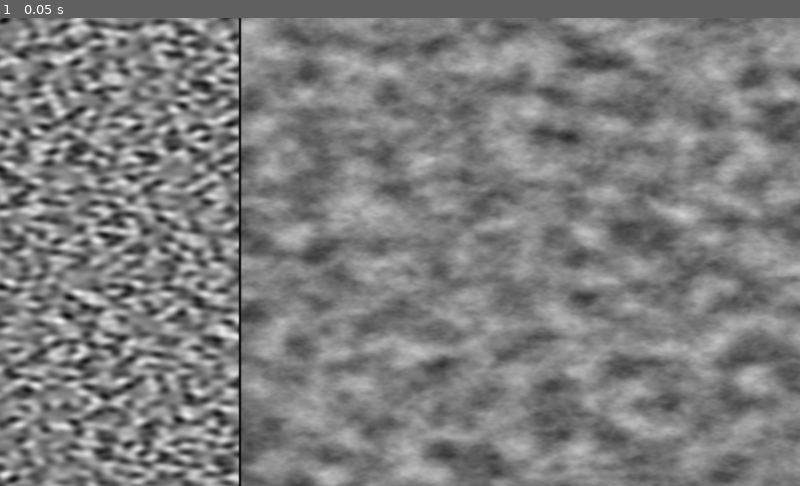
Above: before the commit, frame 1.
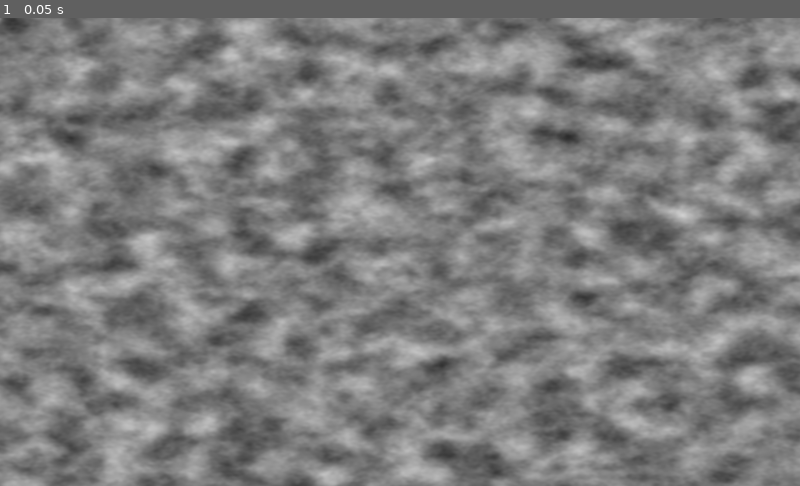
Above: after the commit, the same moment.

Repository: MichaelReel/2DMapGen
Game: Godot game, scene res://ShaderDrawn/Noise.tscn
Same seed, same stepped clock (60 frames per second), same inputs: the game is played once before the commit and once after it. This scene is started directly instead of the project's main scene.
Inputs:
- Up to frame 1 (0.05 s): no input

The runs differ from the first frame. In frame 1, 18% of the frame differs, in the area x 0-31%, y 0-100%.

Commit message:
Simplified noise further

Diff:
--- a/ShaderDrawn/Noise.tscn
+++ b/ShaderDrawn/Noise.tscn
@@ -2,12 +2,10 @@
 
 [ext_resource path="res://sample/grid.png" type="Texture" id=1]
 
-[sub_resource type="Shader" id=6]
+[sub_resource type="Shader" id=1]
 code = "shader_type canvas_item;
 
 uniform vec2 iResolution;
-
-
 
 // The MIT License
 // Copyright © 2013 Inigo Quilez
@@ -27,7 +25,7 @@
 // OUT OF OR IN CONNECTION WITH THE SOFTWARE OR THE USE OR OTHER DEALINGS IN THE
 //  SOFTWARE.
 
-vec2 hash( vec2 p ) // replace this by something better
+vec2 hash( vec2 p )
 {
 	p = vec2( dot(p,vec2(127.1,311.7)), dot(p,vec2(269.5,183.3)) );
 	return -1.0 + 2.0*fract(sin(p)*43758.5453123);
@@ -35,64 +33,46 @@
 
 float noise( in vec2 p )
 {
-    const float K1 = 0.366025404; // (sqrt(3)-1)/2;
-    const float K2 = 0.211324865; // (3-sqrt(3))/6;
+	const float K1 = 0.366025404; // (sqrt(3)-1)/2;
+	const float K2 = 0.211324865; // (3-sqrt(3))/6;
 
 	vec2  i = floor( p + (p.x+p.y)*K1 );
-    vec2  a = p - i + (i.x+i.y)*K2;
-    float m = step(a.y,a.x);
-    vec2  o = vec2(m,1.0-m);
-    vec2  b = a - o + K2;
+	vec2  a = p - i + (i.x+i.y)*K2;
+	float m = step(a.y,a.x);
+	vec2  o = vec2(m,1.0-m);
+	vec2  b = a - o + K2;
 	vec2  c = a - 1.0 + 2.0*K2;
-    vec3  h = max( 0.5-vec3(dot(a,a), dot(b,b), dot(c,c) ), 0.0 );
+	vec3  h = max( 0.5-vec3(dot(a,a), dot(b,b), dot(c,c) ), 0.0 );
 	vec3  n = h*h*h*h*vec3( dot(a,hash(i+0.0)), dot(b,hash(i+o)), dot(c,hash(i+1.0)));
-    return dot( n, vec3(70.0) );
+	return dot( n, vec3(70.0) );
 }
 
-// -----------------------------------------------
+void fragment() {
+	vec2 p = UV.xy / iResolution.xy;
 
-vec4 mainImage( in vec2 fragCoord )
-{
-    vec2 p = fragCoord.xy / iResolution.xy;
-
-	vec2 uv = p*vec2(iResolution.x/iResolution.y,1.0);
+	vec2 uv = p * vec2(iResolution.x / iResolution.y, 1.0);
 
 	float f = 0.0;
 
-    // left: value noise
-	if( p.x<0.6 )
-	{
-		f = noise( 16.0*uv );
-	}
-    // right: fractal noise (4 octaves)
-    else
-	{
-		uv *= 5.0;
-        mat2 m = mat2( vec2(1.6,  1.2), vec2(-1.2,  1.6) );
-		f  = 0.5000*noise( uv ); uv = m*uv;
-		f += 0.2500*noise( uv ); uv = m*uv;
-		f += 0.1250*noise( uv ); uv = m*uv;
-		f += 0.0625*noise( uv ); uv = m*uv;
-	}
+	uv *= 5.0;
+	mat2 m = mat2( vec2(1.6,  1.2), vec2(-1.2,  1.6) );
+	f  = 0.5000*noise( uv ); uv = m * uv;
+	f += 0.2500*noise( uv ); uv = m * uv;
+	f += 0.1250*noise( uv ); uv = m * uv;
+	f += 0.0625*noise( uv ); uv = m * uv;
 
-	f = 0.5 + 0.5*f;
+	f = 0.5 + 0.5 * f;
 
-    f *= smoothstep( 0.0, 0.005, abs(p.x-0.6) );
-
-	return vec4( f, f, f, 1.0 );
-}
-
-void fragment() {
-	COLOR = mainImage(UV);
+	COLOR = vec4( f, f, f, 1.0 );
 }"
 custom_defines = ""
 
-[sub_resource type="ShaderMaterial" id=5]
-shader = SubResource( 6 )
+[sub_resource type="ShaderMaterial" id=2]
+shader = SubResource( 1 )
 shader_param/iResolution = Vector2( 0.5, 0.5 )
 
-[node name="TextureRect" type="TextureRect"]
-material = SubResource( 5 )
+[node name="Noise" type="TextureRect"]
+material = SubResource( 2 )
 anchor_right = 1.0
 anchor_bottom = 1.0
 texture = ExtResource( 1 )
